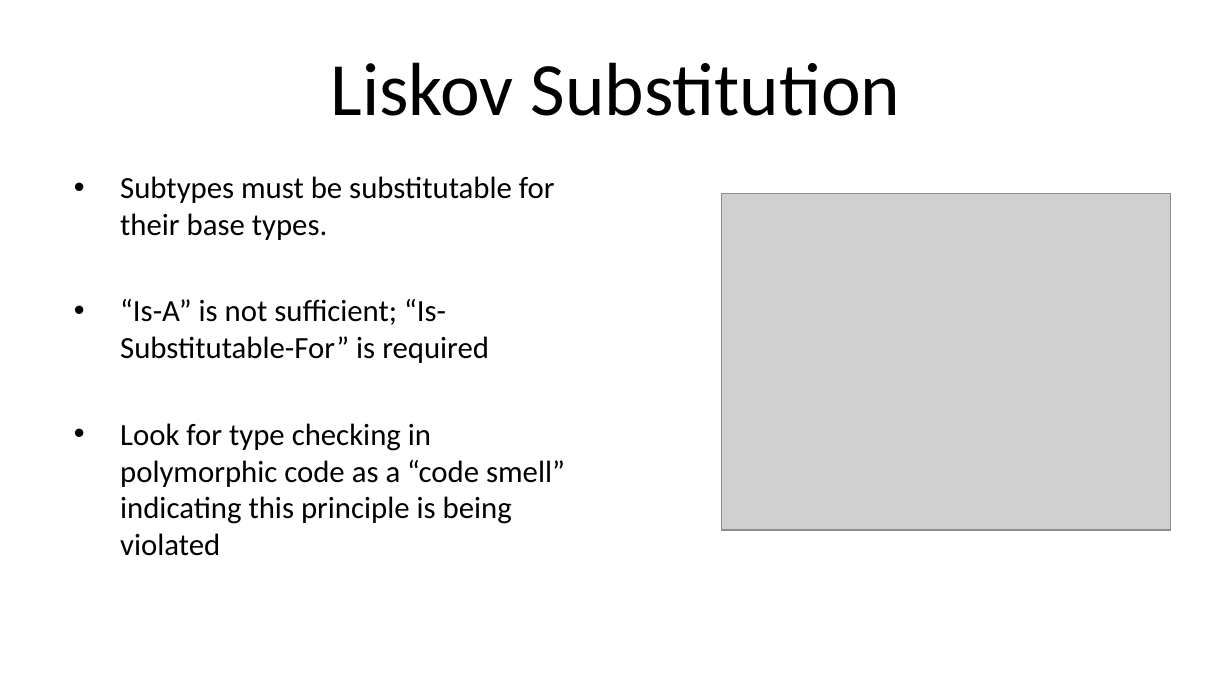
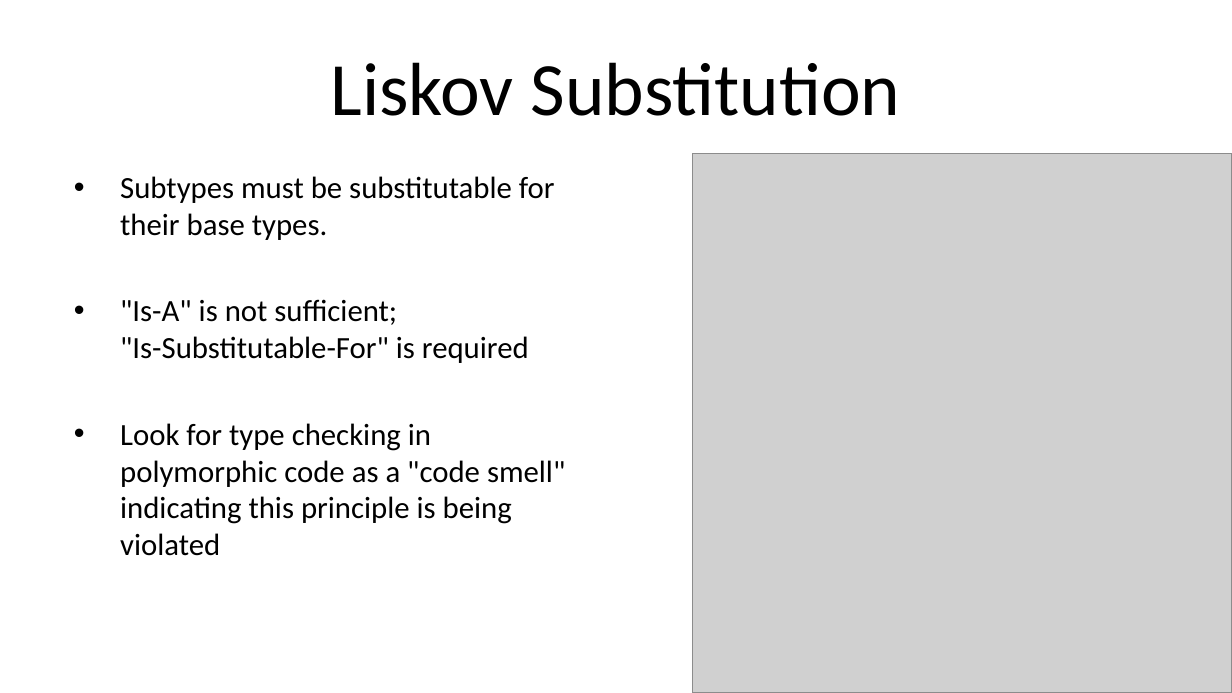
Before and after one commit to HudsonSC/CodeMash-2015-Precompiler-Workshop, a slide deck: slide 12 of 02-Principles.pptx. Drawn at 1232x693 pixels with LibreOffice and Linux fonts; fonts in the diff are those of the drawing; grey boxes stand for pictures; background and template pictures are left out. Boxes give left, top, right and bottom in pixels: in the first picture for what was removed or moved away, otherwise in the second. Text is boxed around its words. In the diff, an @@ line names an element or a change of style, - is before the commit and + after.

```diff
--- a/02-Principles.pptx
+++ b/02-Principles.pptx
@@ picture resized from (x1=721, y1=193, x2=1170, y2=530) to (x1=692, y1=154, x2=1232, y2=693) @@
@@ text at (x1=120, y1=299, x2=565, y2=556): text changed @@
-• “Is-A” is not sufficient; “Is-Substitutable-For” is required
-• Look for type checking in polymorphic code as a “code smell” indicating this principle is being violated
+• "Is-A" is not sufficient;
+  "Is-Substitutable-For" is required
+• Look for type checking in polymorphic code as a "code smell" indicating this principle is being violated
```
Also in this commit, not shown: 14 other slides changed.
